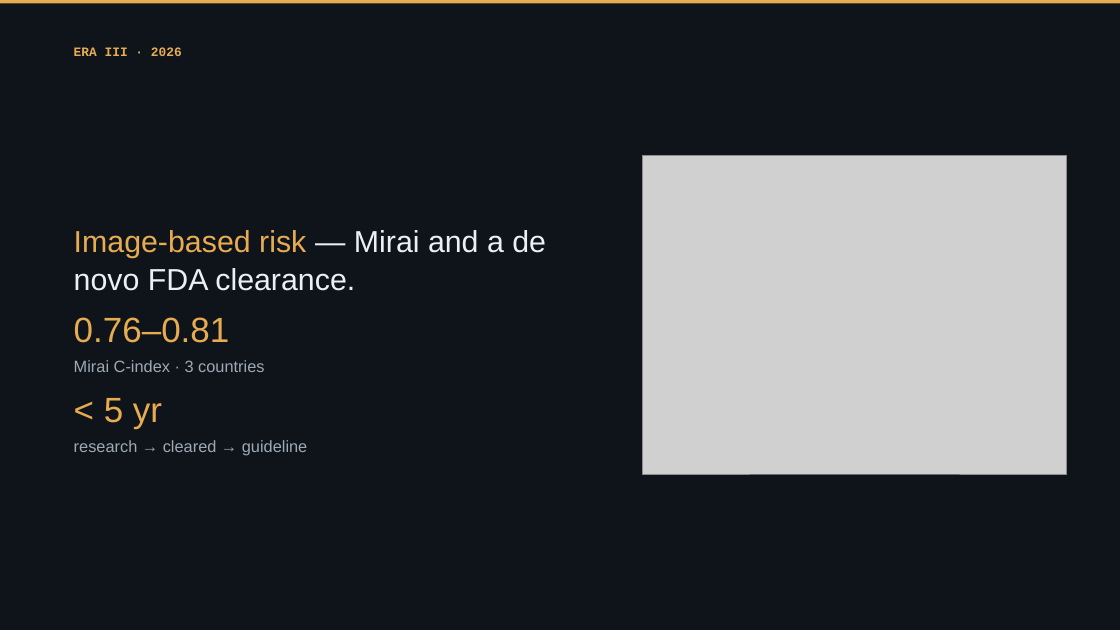
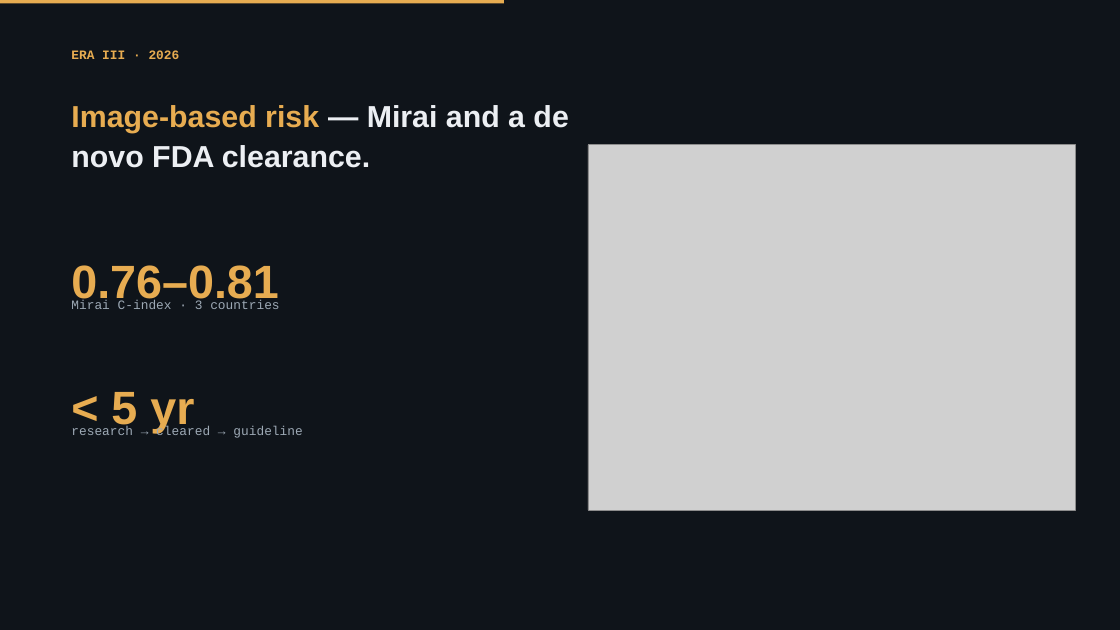
Before and after one commit to Emory-HITI/Mammo, a slide deck: slide 11 of keynote-iwbi-2026/pptx/sections/IWBI2026_Trivedi_02b_EraII_2026.pptx. Drawn at 1120x630 pixels with LibreOffice and Linux fonts; fonts in the diff are those of the drawing; grey boxes stand for pictures; background and template pictures are left out. Boxes give left, top, right and bottom in pixels: in the first picture for what was removed or moved away, otherwise in the second. Text is boxed around its words. In the diff, an @@ line names an element or a change of style, - is before the commit and + after.

```diff
--- a/keynote-iwbi-2026/pptx/sections/IWBI2026_Trivedi_02b_EraII_2026.pptx
+++ b/keynote-iwbi-2026/pptx/sections/IWBI2026_Trivedi_02b_EraII_2026.pptx
@@ rectangle: place and size @@
-rectangle at <box>0,0,1120,3</box>
+rectangle at <box>0,0,504,3</box>
@@ text "ERA III · 2026" at <box>71,50,180,59</box>: line spacing 1.28 to 1; less space between paragraphs @@
@@ text "Image-based risk — Mirai and ...": place and size @@
-text "Image-based risk — Mirai and ..." at <box>74,230,546,291</box>
+text "Image-based risk — Mirai and ..." at <box>71,105,568,168</box>
@@ text "Image-based risk — Mirai and ..." at <box>71,105,568,168</box>: bold on; line spacing 1.06 to 1.12; less space between paragraphs @@
@@ picture: place and size @@
-picture at <box>643,156,1067,475</box>
+picture at <box>588,145,1075,510</box>
@@ text "0.76–0.81" at <box>71,265,278,307</box>: size 30 to 40 pt, bold on; line spacing 1.12 to 1; less space between paragraphs @@
@@ text "0.76–0.81": place and size @@
-text "0.76–0.81" at <box>74,317,230,343</box>
+text "0.76–0.81" at <box>71,265,278,307</box>
@@ text "Mirai C-index · 3 countries" at <box>71,300,279,309</box>: size 14 to 11 pt, font Arial to Courier New; line spacing 1.28 to 1.2; less space between paragraphs @@
@@ text "Mirai C-index · 3 countries": place and size @@
-text "Mirai C-index · 3 countries" at <box>74,360,264,372</box>
+text "Mirai C-index · 3 countries" at <box>71,300,279,309</box>
@@ text "< 5 yr" at <box>111,392,194,433</box>: size 30 to 40 pt, bold on; line spacing 1.12 to 1; less space between paragraphs @@
@@ text "research → cleared → guideline": place and size @@
-text "research → cleared → guideline" at <box>74,440,307,456</box>
+text "research → cleared → guideline" at <box>71,426,302,438</box>
@@ text "research → cleared → guideline" at <box>71,426,302,438</box>: size 14 to 11 pt, font Arial to Courier New; line spacing 1.28 to 1.2; less space between paragraphs @@
```
Also in this commit, not shown: 20 other slides changed, 1 other file.
